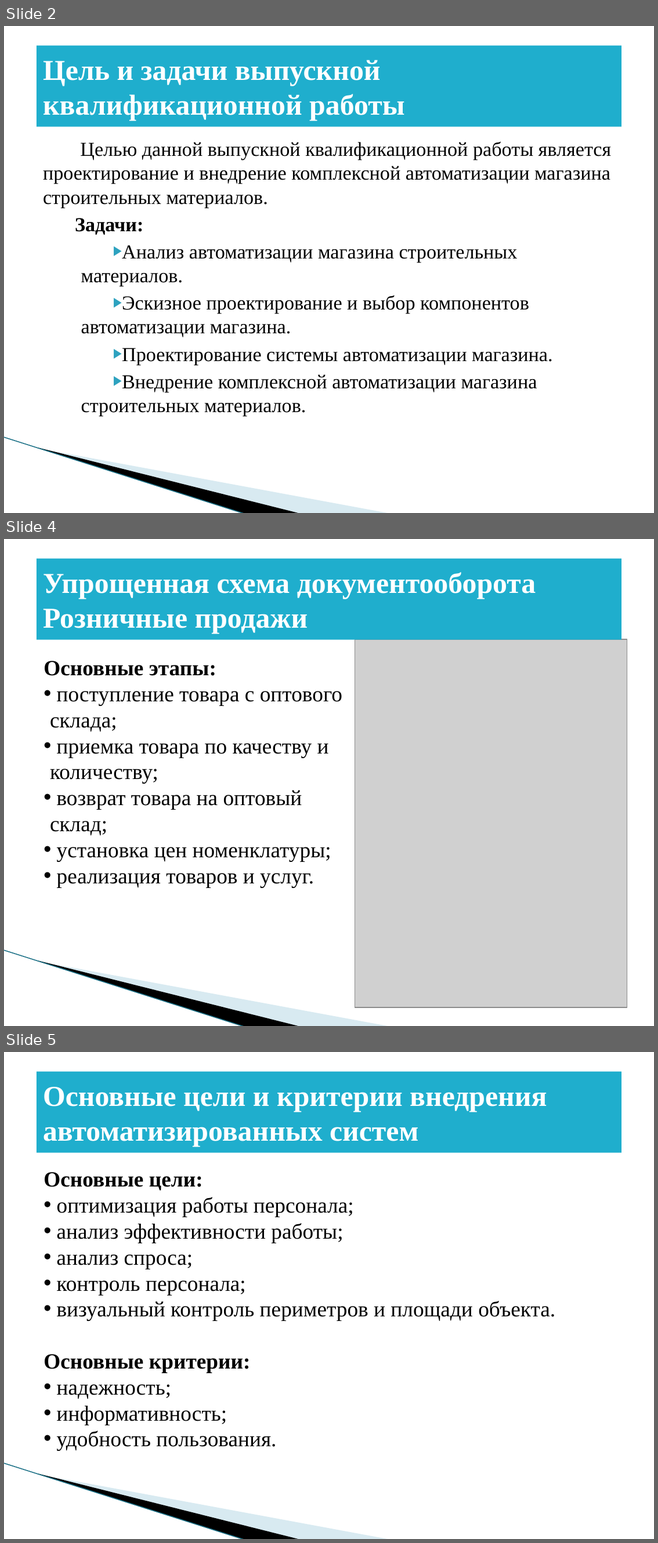
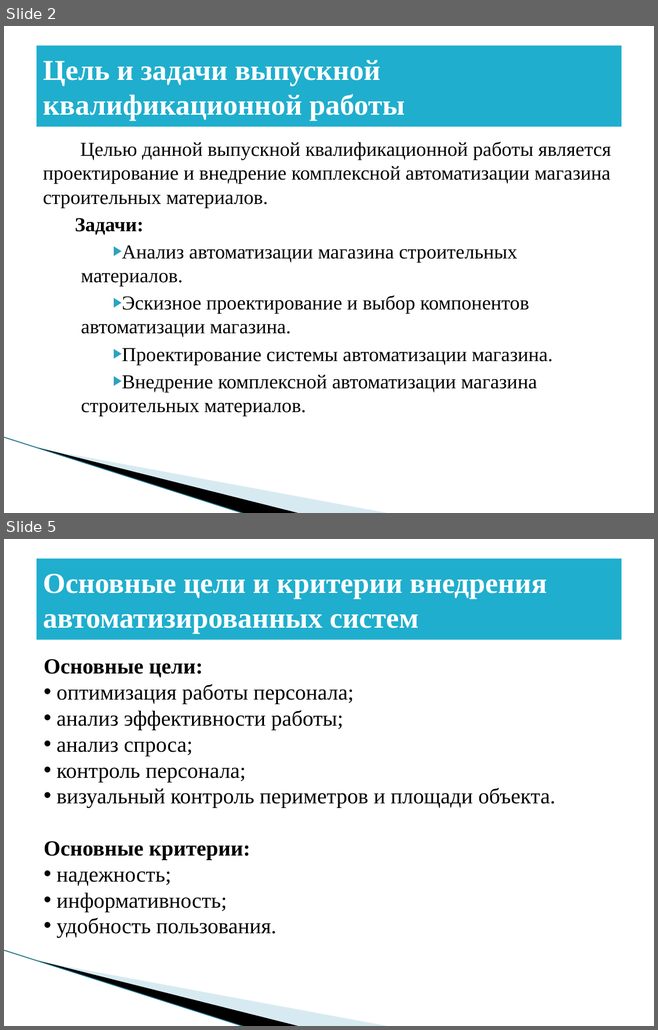
Before and after one commit to BadMax-Kirov/VKR, a slide deck: Выпускная квалификационная работа.pptx. Shown one above the other, each under a label of ours: slides 2, 4 and 5 before the commit, slides 2 and 5 after it; the slides between them are not shown. The pictures are 658x1543 and 658x1030 pixels, drawn with LibreOffice and Linux fonts; fonts in the diff are those of the drawing; grey boxes stand for pictures; background and template pictures are left out. Boxes give left, top, right and bottom in pixels: in the first picture for what was removed or moved away, otherwise in the second. Text is boxed around its words. In the diff, an @@ line names an element or a change of style, - is before the commit and + after.

```diff
--- a/Выпускная квалификационная работа.pptx
+++ b/Выпускная квалификационная работа.pptx
@@ slide 4 removed at [4, 539, 654, 1026], background #FFFFFF; not listed: 3 template elements that a slide beside it also shows @@
@@ title removed at [36, 559, 621, 640] @@
-Упрощенная схема документооборота
-Розничные продажи
@@ picture removed at [354, 640, 626, 1008] @@
@@ text removed at [43, 661, 342, 888] @@
-Основные этапы:
-• поступление товара с оптового склада;
-• приемка товара по качеству и количеству;
-• возврат товара на оптовый склад;
-• установка цен номенклатуры;
-• реализация товаров и услуг.
```
Also in this commit, not shown: 2 slides changed, 2 slides added, 1 other slide removed, 1 other file.
